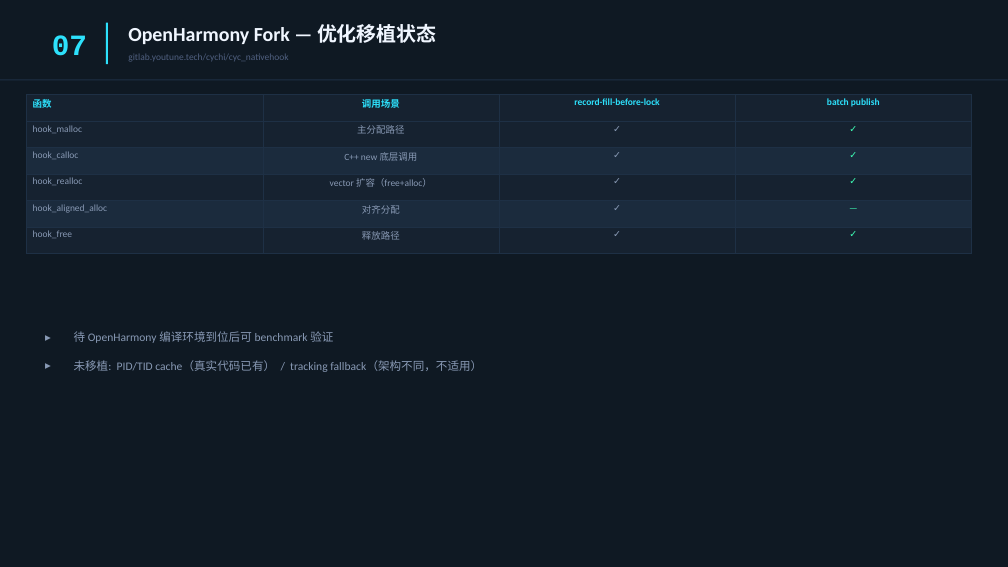
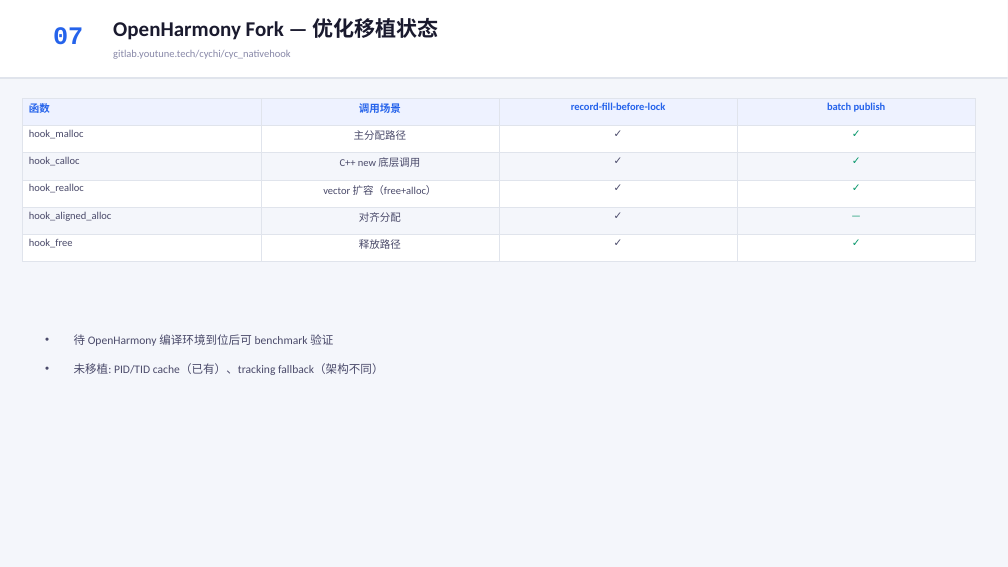
Before and after one commit to YiChiChen1106/Nativehook_linux_planb, a slide deck: slide 8 of presentation/native_hook_progress_2026-06-05.pptx. Drawn at 1008x567 pixels with LibreOffice and Linux fonts; fonts in the diff are those of the drawing. Boxes give left, top, right and bottom in pixels: in the first picture for what was removed or moved away, otherwise in the second. Text is boxed around its words. In the diff, an @@ line names an element or a change of style, - is before the commit and + after.

Commit message:
Redesign PPT v5: bright light theme, clean modern style

```diff
--- a/presentation/native_hook_progress_2026-06-05.pptx
+++ b/presentation/native_hook_progress_2026-06-05.pptx
@@ background #0F1923 to #F4F6FB @@
@@ rectangle added at (x1=0, y1=0, x2=1008, y2=79), fill #FFFFFF @@
@@ text "07" moved from (x1=52, y1=35, x2=87, y2=56) to (x1=53, y1=27, x2=83, y2=45) @@
@@ text "07" at (x1=53, y1=27, x2=83, y2=45): size 28 to 24 pt, text colour #2DE1FC to #2563EB @@
@@ text "OpenHarmony Fork — 优化移植状态" moved from (x1=128, y1=24, x2=436, y2=44) to (x1=113, y1=18, x2=439, y2=40) @@
@@ text "OpenHarmony Fork — 优化移植状态" at (x1=113, y1=18, x2=439, y2=40): size 19 to 20 pt, text colour #F0F6FF to #1A1A2E @@
@@ rectangle removed at (x1=106, y1=23, x2=108, y2=64) @@
@@ text "gitlab.youtune.tech/cychi/cyc_nativehook" moved from (x1=128, y1=53, x2=288, y2=62) to (x1=113, y1=50, x2=290, y2=59) @@
@@ text "gitlab.youtune.tech/cychi/cyc_nativehook" at (x1=113, y1=50, x2=290, y2=59): size 9 to 10 pt, text colour #506080 to #8888A8 @@
@@ rectangle at (x1=0, y1=77, x2=1008, y2=79): fill #1E3045 to #E0E4EC @@
@@ table at (x1=23, y1=98, x2=975, y2=253) @@
@@ fill #162230 to #EEF2FF in row 1 @@
@@ fill #162230 to #FFFFFF in 12 cells @@
@@ fill #1B2B3D to #F4F6FB in 8 cells @@
@@ size 9 to 10 pt @@
@@ text colour #2DE1FC to #2563EB in "函数", "调用场景", "record-fill-before-lock", "batch publish" @@
@@ text colour #8899B4 to #4A4A6A in "hook_malloc", "主分配路径", "✓", "hook_calloc" and 11 more places @@
@@ text colour #3DFCB4 to #059669 in "✓", "✓", "✓", "—" and 1 more places @@
@@ borders changed @@
@@ table resized from (x1=26, y1=95, x2=970, y2=244) to (x1=23, y1=98, x2=975, y2=253) @@
@@ text at (x1=74, y1=334, x2=333, y2=346): text colour #8899B4 to #4A4A6A in "待 OpenHarmony 编译环境到位后可 benchmark 验证"; bullet ▸ to •; line spacing 22pt to 24pt; less space between paragraphs @@
@@ text at (x1=74, y1=363, x2=384, y2=375): text changed; text colour #8899B4 to #4A4A6A @@
-▸ 未移植: PID/TID cache（真实代码已有） / tracking fallback（架构不同，不适用）
+• 未移植: PID/TID cache（已有）、tracking fallback（架构不同）
```
Also in this commit, not shown: 9 other slides changed, 1 other file.
